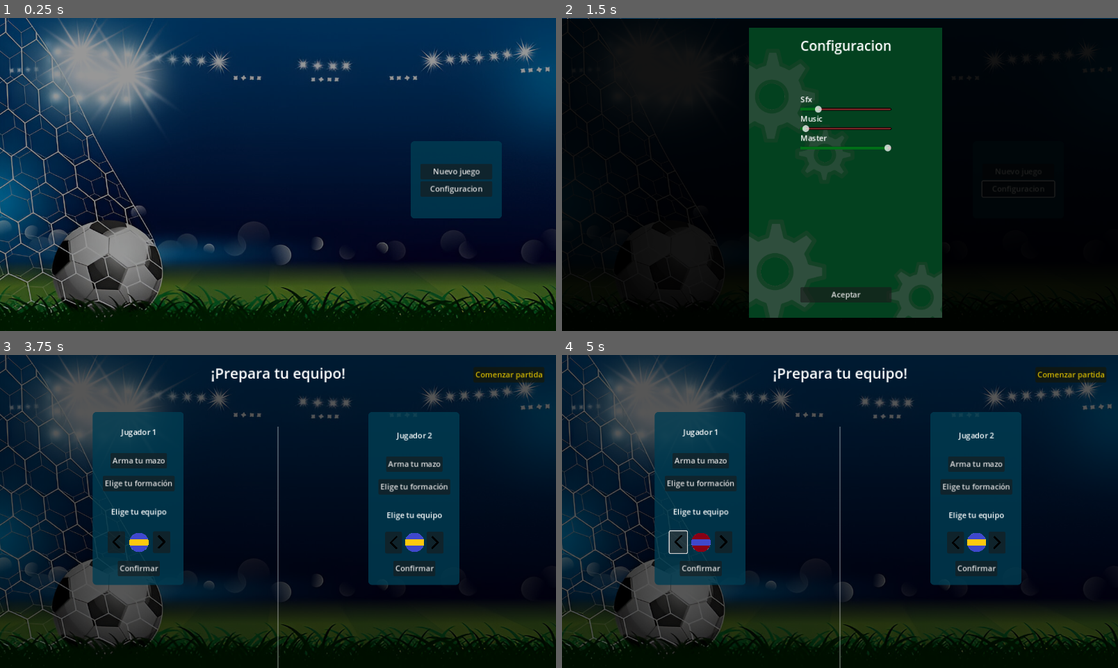
Above: before the commit, frames 1-4 (two rows, left to right).
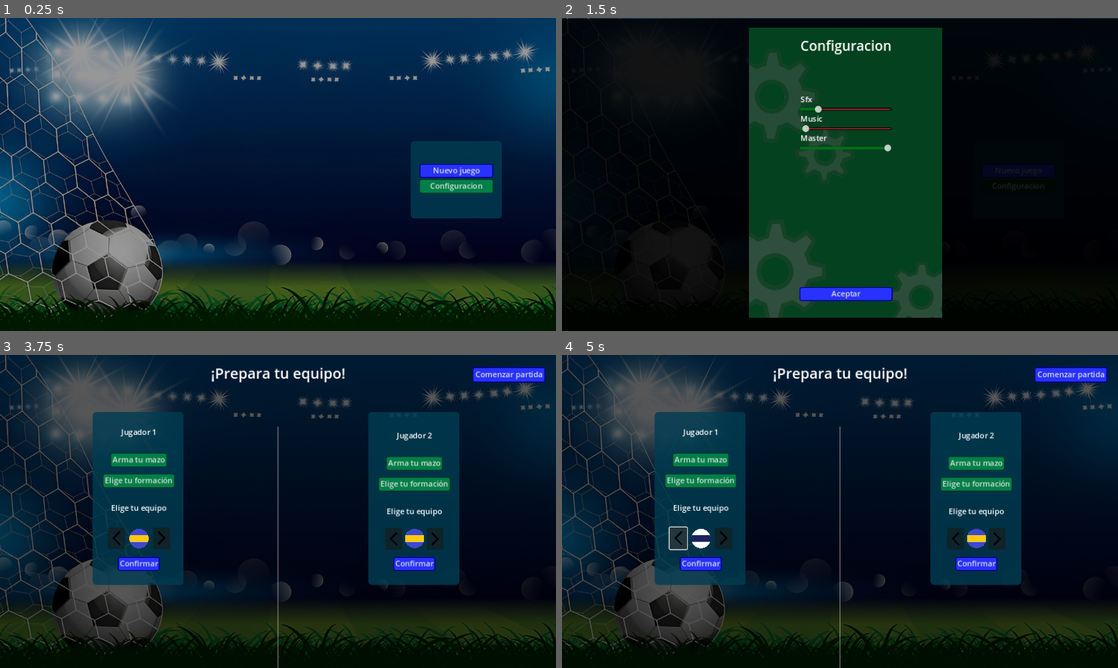
Above: after the commit, the same moments.

Repository: CardozoCasariegoLuciano/IDV_Boss_2024_S2
Game: Godot game, scene res://Views/main_menu/main_menu.tscn
Same seed, same stepped clock (60 frames per second), same inputs: the game is played once before the commit and once after it.
Inputs (mouse positions are in pixels of both pictures, inside the frame that each line leads up to; where the layout moved, square brackets give the same spot in the first picture):
- Up to frame 1 (0.25 s): no input
- Up to frame 2 (1.5 s): click "Configuracion" at 0.5 s; click "Nuevo juego" at 1.25 s
- Up to frame 3 (3.75 s): click "Nuevo juego" at 2 s; click "Aceptar" at 2.75 s; click "Nuevo juego" at 3.5 s
- Up to frame 4 (5 s): click (678, 539) [678, 542] at 4.25 s

The runs differ from the first frame. In frame 1, 1.4% of the frame differs, in the area x 75-89%, y 46-58%; in frame 2, 1.2%; in frame 3, 5.1%; in frame 4, 5.2%, in the area x 18-99%, y 3-71%.

Commit message:
add estilos de botones, nueva skin QAC y fix seleccion de equipos

Diff:
--- a/Views/finished_turn/finished_turn.tscn
+++ b/Views/finished_turn/finished_turn.tscn
@@ -1,7 +1,9 @@
-[gd_scene load_steps=3 format=3 uid="uid://jkknwe4s7ha"]
+[gd_scene load_steps=5 format=3 uid="uid://jkknwe4s7ha"]
 
 [ext_resource type="Script" path="res://Views/finished_turn/finished_turn.gd" id="1_mmvgj"]
 [ext_resource type="Texture2D" uid="uid://b68ymaeytvdym" path="res://assets/fondo/waiting.jpeg" id="2_rp872"]
+[ext_resource type="StyleBox" uid="uid://by2qbg25pw6k3" path="res://styles/button_blue_styles_hover.tres" id="3_qq6kf"]
+[ext_resource type="StyleBox" uid="uid://bb2xqcqx2i3mc" path="res://styles/button_blue_style.tres" id="4_q06i6"]
 
 [node name="FinishedTurn" type="CanvasLayer"]
 layer = 10
@@ -46,6 +48,8 @@
 
 [node name="next_player_button" type="Button" parent="VBoxContainer"]
 layout_mode = 2
+theme_override_styles/hover = ExtResource("3_qq6kf")
+theme_override_styles/normal = ExtResource("4_q06i6")
 text = "Estoy listo"
 
 [connection signal="pressed" from="VBoxContainer/next_player_button" to="." method="_on_next_player_button_pressed"]
--- a/Views/main_menu/main_menu.tscn
+++ b/Views/main_menu/main_menu.tscn
@@ -1,7 +1,11 @@
-[gd_scene load_steps=4 format=3 uid="uid://08vgyv8fxof4"]
+[gd_scene load_steps=8 format=3 uid="uid://08vgyv8fxof4"]
 
 [ext_resource type="Script" path="res://Views/main_menu/main_menu.gd" id="1_p2c4j"]
 [ext_resource type="Texture2D" uid="uid://i6qfwa1enryq" path="res://assets/fondo/fondo_main_page.jpeg" id="2_c632s"]
+[ext_resource type="StyleBox" uid="uid://by2qbg25pw6k3" path="res://styles/button_blue_styles_hover.tres" id="3_hfclf"]
+[ext_resource type="StyleBox" uid="uid://bb2xqcqx2i3mc" path="res://styles/button_blue_style.tres" id="4_d5fvw"]
+[ext_resource type="StyleBox" uid="uid://1jmpjhepq6et" path="res://styles/button_green_styles_hover.tres" id="5_h2mr6"]
+[ext_resource type="StyleBox" uid="uid://d1n6cshtrvcay" path="res://styles/button_green_style.tres" id="6_lhdj7"]
 
 [sub_resource type="StyleBoxFlat" id="StyleBoxFlat_2wcid"]
 bg_color = Color(0, 0.234667, 0.32, 0.807843)
@@ -53,10 +57,19 @@
 
 [node name="New game" type="Button" parent="menu/VBoxContainer"]
 layout_mode = 2
+theme_override_styles/focus = ExtResource("3_hfclf")
+theme_override_styles/hover_pressed = ExtResource("3_hfclf")
+theme_override_styles/hover = ExtResource("3_hfclf")
+theme_override_styles/pressed = ExtResource("3_hfclf")
+theme_override_styles/normal = ExtResource("4_d5fvw")
 text = "Nuevo juego"
 
 [node name="config" type="Button" parent="menu/VBoxContainer"]
 layout_mode = 2
+theme_override_styles/focus = ExtResource("5_h2mr6")
+theme_override_styles/hover = ExtResource("5_h2mr6")
+theme_override_styles/pressed = ExtResource("6_lhdj7")
+theme_override_styles/normal = ExtResource("6_lhdj7")
 text = "Configuracion"
 
 [connection signal="button_up" from="menu/VBoxContainer/New game" to="." method="_on_new_game"]
--- a/Views/menu_config/menu_config.tscn
+++ b/Views/menu_config/menu_config.tscn
@@ -1,8 +1,10 @@
-[gd_scene load_steps=5 format=3 uid="uid://b1fomcic12drp"]
+[gd_scene load_steps=7 format=3 uid="uid://b1fomcic12drp"]
 
 [ext_resource type="Script" path="res://Views/menu_config/menu_config.gd" id="1_65shi"]
 [ext_resource type="Texture2D" uid="uid://csc2awi2vtros" path="res://assets/fondo/pantalla_config.png" id="2_5okjb"]
 [ext_resource type="PackedScene" uid="uid://d3td04veithbo" path="res://Views/menu_config/volume_slider.tscn" id="2_xnr01"]
+[ext_resource type="StyleBox" uid="uid://by2qbg25pw6k3" path="res://styles/button_blue_styles_hover.tres" id="4_l6x4r"]
+[ext_resource type="StyleBox" uid="uid://bb2xqcqx2i3mc" path="res://styles/button_blue_style.tres" id="5_kfrq4"]
 
 [sub_resource type="StyleBoxFlat" id="StyleBoxFlat_ui7sg"]
 bg_color = Color(0, 0, 0, 1)
@@ -95,6 +97,10 @@
 
 [node name="Close" type="Button" parent="Control/VBoxContainer"]
 layout_mode = 2
+theme_override_styles/focus = ExtResource("4_l6x4r")
+theme_override_styles/hover = ExtResource("4_l6x4r")
+theme_override_styles/pressed = ExtResource("5_kfrq4")
+theme_override_styles/normal = ExtResource("5_kfrq4")
 text = "Aceptar"
 
 [connection signal="button_up" from="Control/VBoxContainer/Close" to="." method="_on_close_button_up"]
--- a/Views/pre_game/control.gd
+++ b/Views/pre_game/control.gd
@@ -3,7 +3,6 @@
 var texture_paths: Array = PlayerSkins.texture_paths
 
 var current_index_p1: int = 0
-var current_index_p2: int = 0
 
 @export var textures: Array = []
 
@@ -25,10 +24,9 @@
 	p1_selection = textures[0]
 
 func _on_left_button_pressed():
-	if textures.size() > 0:
-		current_index_p1 = (current_index_p1 - 1 + textures.size()) % textures.size()
-		texture_rect.texture = textures[current_index_p1]
-		p1_selection = textures[current_index_p1]
+	current_index_p1 = (current_index_p1 - 1 + textures.size()) % textures.size()
+	texture_rect.texture = textures[current_index_p1]
+	p1_selection = textures[current_index_p1]
 
 func _on_right_button_pressed():
 	if textures.size() > 0:
@@ -38,22 +36,31 @@
 
 
 func _on_button_pressed() -> void:
-	if (p1_selection == PlayerSkins.skin_player_2):
+	print($Confirm/ConfirmButton.text)
+	var format_string = "Jugador 1 p1_selecion: %s"
+
+	# Using the '%' operator, the placeholder is replaced with the desired value
+	var actual_string = format_string % p1_selection
+
+	print(actual_string)
+	print(PlayerSkins.skin_player_2)
+	if (p1_selection == PlayerSkins.skin_player_2 && PlayerSkins.skin_player_2 != null && $Confirm/ConfirmButton.text == "Confirmar"):
 		_show_error_message("Jugador 1 no puede seleccionar el mismo equipo que el Jugador 2.")
 		return
 
-	PlayerSkins.skin_player_1 = p1_selection
+
 
 	if $Confirm/ConfirmButton.text == "Editar":
 		$Confirm/ConfirmButton.text = "Confirmar"
 		left_button.disabled = false
 		right_button.disabled = false
+		PlayerSkins.skin_player_1 = null
 	else:
 		_show_error_message("")
+		PlayerSkins.skin_player_1 = p1_selection
 		$Confirm/ConfirmButton.text = "Editar"
 		left_button.disabled = true
 		right_button.disabled = true
-		p1_selection = null
 
 
 func _show_error_message(message: String) -> void:
--- a/Views/pre_game/control_2.gd
+++ b/Views/pre_game/control_2.gd
@@ -39,22 +39,21 @@
 
 
 func _on_confirm_button_pressed() -> void:
-	if (p2_selection == PlayerSkins.skin_player_1):
+	if (p2_selection == PlayerSkins.skin_player_1 && PlayerSkins.skin_player_1 != null && $Confirm/ConfirmButton.text == "Confirmar"):
 		_show_error_message("Jugador 2 no puede seleccionar el mismo equipo que el Jugador 1.")
 		return
-
-	PlayerSkins.skin_player_2 = p2_selection
 
 	if $Confirm/ConfirmButton.text == "Editar":
 		$Confirm/ConfirmButton.text = "Confirmar"
 		left_button.disabled = false
 		right_button.disabled = false
+		PlayerSkins.skin_player_2 = null
 	else:
 		_show_error_message("")
+		PlayerSkins.skin_player_2 = p2_selection
 		$Confirm/ConfirmButton.text = "Editar"
 		left_button.disabled = true
 		right_button.disabled = true
-		p2_selection = null
 
 # Función para mostrar un mensaje de error
 func _show_error_message(message: String) -> void:
--- a/Views/pre_game/deck_selector.tscn
+++ b/Views/pre_game/deck_selector.tscn
@@ -1,7 +1,11 @@
-[gd_scene load_steps=4 format=3 uid="uid://brpe030wttgwg"]
+[gd_scene load_steps=8 format=3 uid="uid://brpe030wttgwg"]
 
 [ext_resource type="Script" path="res://Views/pre_game/deck_selector.gd" id="1_ya6ih"]
 [ext_resource type="Texture2D" uid="uid://cll1pi8k43bxt" path="res://assets/fondo/formation-selector.jpeg" id="2_lkhlj"]
+[ext_resource type="StyleBox" uid="uid://d1n6cshtrvcay" path="res://styles/button_green_style.tres" id="3_5stff"]
+[ext_resource type="StyleBox" uid="uid://1jmpjhepq6et" path="res://styles/button_green_styles_hover.tres" id="3_28blp"]
+[ext_resource type="StyleBox" uid="uid://by2qbg25pw6k3" path="res://styles/button_blue_styles_hover.tres" id="3_l34to"]
+[ext_resource type="StyleBox" uid="uid://bb2xqcqx2i3mc" path="res://styles/button_blue_style.tres" id="4_vx7vx"]
 
 [sub_resource type="LabelSettings" id="LabelSettings_olg7w"]
 font_size = 24
@@ -49,6 +53,10 @@
 offset_bottom = -40.0
 grow_horizontal = 2
 grow_vertical = 0
+theme_override_styles/focus = ExtResource("3_l34to")
+theme_override_styles/hover = ExtResource("3_l34to")
+theme_override_styles/pressed = ExtResource("4_vx7vx")
+theme_override_styles/normal = ExtResource("4_vx7vx")
 text = "Confirmar"
 
 [node name="Label" type="Label" parent="."]
@@ -79,6 +87,10 @@
 offset_bottom = -88.0
 grow_horizontal = 2
 grow_vertical = 0
+theme_override_styles/focus = ExtResource("3_28blp")
+theme_override_styles/hover = ExtResource("3_28blp")
+theme_override_styles/pressed = ExtResource("3_5stff")
+theme_override_styles/normal = ExtResource("3_5stff")
 text = "Usar mazo por defecto
 "
 
--- a/Views/pre_game/formation_selector.tscn
+++ b/Views/pre_game/formation_selector.tscn
@@ -1,7 +1,9 @@
-[gd_scene load_steps=4 format=3 uid="uid://dhql4t8810uip"]
+[gd_scene load_steps=6 format=3 uid="uid://dhql4t8810uip"]
 
 [ext_resource type="Script" path="res://Views/pre_game/formation_selector.gd" id="1_mrtbs"]
 [ext_resource type="Texture2D" uid="uid://cll1pi8k43bxt" path="res://assets/fondo/formation-selector.jpeg" id="2_r7cbf"]
+[ext_resource type="StyleBox" uid="uid://by2qbg25pw6k3" path="res://styles/button_blue_styles_hover.tres" id="3_760u7"]
+[ext_resource type="StyleBox" uid="uid://bb2xqcqx2i3mc" path="res://styles/button_blue_style.tres" id="4_lda75"]
 
 [sub_resource type="LabelSettings" id="LabelSettings_5652c"]
 font_size = 24
@@ -49,7 +51,11 @@
 offset_bottom = -40.0
 grow_horizontal = 2
 grow_vertical = 0
-text = "confirmar"
+theme_override_styles/focus = ExtResource("3_760u7")
+theme_override_styles/hover = ExtResource("3_760u7")
+theme_override_styles/pressed = ExtResource("4_lda75")
+theme_override_styles/normal = ExtResource("4_lda75")
+text = "Confirmar"
 
 [node name="Label" type="Label" parent="."]
 z_index = 5
--- a/Views/pre_game/pre_game.tscn
+++ b/Views/pre_game/pre_game.tscn
@@ -6,8 +6,12 @@
 [ext_resource type="Script" path="res://Views/pre_game/control.gd" id="4_dujot"]
 [ext_resource type="Texture2D" uid="uid://i6qfwa1enryq" path="res://assets/fondo/fondo_main_page.jpeg" id="4_ws0ws"]
 [ext_resource type="Texture2D" uid="uid://46q8mxd534gn" path="res://assets/players/countries/flecha-derecha.png" id="5_3h7e4"]
+[ext_resource type="StyleBox" uid="uid://1jmpjhepq6et" path="res://styles/button_green_styles_hover.tres" id="5_gabjx"]
 [ext_resource type="Texture2D" uid="uid://bwkq05nu12my4" path="res://assets/players/countries/flecha-izquierda.png" id="6_c8s5w"]
+[ext_resource type="StyleBox" uid="uid://d1n6cshtrvcay" path="res://styles/button_green_style.tres" id="6_lvui4"]
 [ext_resource type="Script" path="res://Views/pre_game/control_2.gd" id="7_inoag"]
+[ext_resource type="StyleBox" uid="uid://by2qbg25pw6k3" path="res://styles/button_blue_styles_hover.tres" id="11_6qcwc"]
+[ext_resource type="StyleBox" uid="uid://bb2xqcqx2i3mc" path="res://styles/button_blue_style.tres" id="12_oncx7"]
 
 [sub_resource type="StyleBoxFlat" id="StyleBoxFlat_rjo4q"]
 bg_color = Color(0, 0.234667, 0.32, 0.807843)
@@ -30,7 +34,6 @@
 expand_mode = 1
 
 [node name="Button" type="Button" parent="."]
-modulate = Color(0.945143, 0.819091, 7.70092e-07, 1)
 anchors_preset = 1
 anchor_left = 1.0
 anchor_right = 1.0
@@ -39,6 +42,10 @@
 offset_right = -24.0
 offset_bottom = 56.0
 grow_horizontal = 0
+theme_override_styles/focus = ExtResource("11_6qcwc")
+theme_override_styles/hover = ExtResource("11_6qcwc")
+theme_override_styles/pressed = ExtResource("12_oncx7")
+theme_override_styles/normal = ExtResource("12_oncx7")
 text = "Comenzar partida"
 
 [node name="ErrorLabel" type="Label" parent="."]
@@ -103,11 +110,19 @@
 [node name="deck button" type="Button" parent="player 1/Buttons"]
 layout_mode = 2
 size_flags_horizontal = 4
+theme_override_styles/focus = ExtResource("5_gabjx")
+theme_override_styles/hover = ExtResource("5_gabjx")
+theme_override_styles/pressed = ExtResource("6_lvui4")
+theme_override_styles/normal = ExtResource("6_lvui4")
 text = "Arma tu mazo"
 
 [node name="formation button" type="Button" parent="player 1/Buttons"]
 layout_mode = 2
 size_flags_horizontal = 4
+theme_override_styles/focus = ExtResource("5_gabjx")
+theme_override_styles/hover = ExtResource("5_gabjx")
+theme_override_styles/pressed = ExtResource("6_lvui4")
+theme_override_styles/normal = ExtResource("6_lvui4")
 text = "Elige tu formación
 "
 
@@ -170,14 +185,18 @@
 [node name="ConfirmButton" type="Button" parent="player 1/Control/Confirm"]
 layout_mode = 2
 size_flags_horizontal = 4
+theme_override_styles/focus = ExtResource("11_6qcwc")
+theme_override_styles/hover = ExtResource("11_6qcwc")
+theme_override_styles/pressed = ExtResource("12_oncx7")
+theme_override_styles/normal = ExtResource("12_oncx7")
 text = "Confirmar"
 
 [node name="ErrorLabel" type="Label" parent="player 1/Control"]
-modulate = Color(0.921569, 0, 0.101961, 1)
-layout_mode = 2
-offset_top = 112.0
+layout_mode = 2
+offset_top = 135.0
 offset_right = 576.0
-offset_bottom = 135.0
+offset_bottom = 158.0
+theme_override_colors/font_color = Color(1, 0, 0, 1)
 horizontal_alignment = 1
 
 [node name="Line2D" type="Line2D" parent="."]
@@ -216,11 +235,19 @@
 [node name="deck button" type="Button" parent="player 2/Buttons"]
 layout_mode = 2
 size_flags_horizontal = 4
+theme_override_styles/focus = ExtResource("5_gabjx")
+theme_override_styles/hover = ExtResource("5_gabjx")
+theme_override_styles/pressed = ExtResource("6_lvui4")
+theme_override_styles/normal = ExtResource("6_lvui4")
 text = "Arma tu mazo"
 
 [node name="formation button" type="Button" parent="player 2/Buttons"]
 layout_mode = 2
 size_flags_horizontal = 4
+theme_override_styles/focus = ExtResource("5_gabjx")
+theme_override_styles/hover = ExtResource("5_gabjx")
+theme_override_styles/pressed = ExtResource("6_lvui4")
+theme_override_styles/normal = ExtResource("6_lvui4")
 text = "Elige tu formación
 "
 
@@ -284,15 +311,19 @@
 [node name="ConfirmButton" type="Button" parent="player 2/Control2/Confirm"]
 layout_mode = 2
 size_flags_horizontal = 4
+theme_override_styles/focus = ExtResource("11_6qcwc")
+theme_override_styles/hover = ExtResource("11_6qcwc")
+theme_override_styles/pressed = ExtResource("12_oncx7")
+theme_override_styles/normal = ExtResource("12_oncx7")
 text = "Confirmar"
 
 [node name="ErrorLabel" type="Label" parent="player 2/Control2"]
-modulate = Color(0.922094, 0, 0.103637, 1)
 layout_mode = 2
 offset_left = 7.0
-offset_top = 105.0
+offset_top = 128.0
 offset_right = 583.0
-offset_bottom = 128.0
+offset_bottom = 151.0
+theme_override_colors/font_color = Color(1, 0, 0, 1)
 horizontal_alignment = 1
 
 [connection signal="button_up" from="Button" to="." method="_on_start_game"]
--- a/entities/carts/card_options/card_option.tscn
+++ b/entities/carts/card_options/card_option.tscn
@@ -1,6 +1,10 @@
-[gd_scene load_steps=2 format=3 uid="uid://d24u210lxhegy"]
+[gd_scene load_steps=6 format=3 uid="uid://d24u210lxhegy"]
 
 [ext_resource type="Script" path="res://entities/carts/card_options/card_option.gd" id="1_am8lu"]
+[ext_resource type="StyleBox" uid="uid://bulrnkay4ejop" path="res://styles/button_plus_hover.tres" id="3_fuxq2"]
+[ext_resource type="StyleBox" uid="uid://cqqpl6orxilwl" path="res://styles/button_plus.tres" id="4_0cdl8"]
+[ext_resource type="StyleBox" uid="uid://cnrde5l5x4wck" path="res://styles/button_minus_hover.tres" id="4_7vksc"]
+[ext_resource type="StyleBox" uid="uid://cuxvewa5mktx4" path="res://styles/button_minus.tres" id="5_kr2eb"]
 
 [node name="Node" type="Node2D"]
 script = ExtResource("1_am8lu")
@@ -17,6 +21,10 @@
 
 [node name="Button" type="Button" parent="HBoxContainer"]
 layout_mode = 2
+theme_override_styles/focus = ExtResource("3_fuxq2")
+theme_override_styles/hover = ExtResource("3_fuxq2")
+theme_override_styles/pressed = ExtResource("4_0cdl8")
+theme_override_styles/normal = ExtResource("4_0cdl8")
 text = "+"
 
 [node name="Label" type="Label" parent="HBoxContainer"]
@@ -28,6 +36,10 @@
 [node name="Button2" type="Button" parent="HBoxContainer"]
 custom_minimum_size = Vector2(19, 0)
 layout_mode = 2
+theme_override_styles/focus = ExtResource("4_7vksc")
+theme_override_styles/hover = ExtResource("4_7vksc")
+theme_override_styles/pressed = ExtResource("5_kr2eb")
+theme_override_styles/normal = ExtResource("5_kr2eb")
 text = "-"
 
 [connection signal="button_down" from="HBoxContainer/Button" to="." method="_on_add_cards"]
--- a/globals/PLAYER_SKINS.gd
+++ b/globals/PLAYER_SKINS.gd
@@ -7,4 +7,5 @@
 								"res://assets/players/countries/river.png",
 								"res://assets/players/countries/racing.png",
 								"res://assets/players/countries/independiente.png",
-								"res://assets/players/countries/san_lorenzo.png",]
+								"res://assets/players/countries/san_lorenzo.png",
+								"res://assets/players/countries/quilmes.png",]
--- a/main/main.tscn
+++ b/main/main.tscn
@@ -15,6 +15,10 @@
 [ext_resource type="Script" path="res://main/jugadores.gd" id="9_aknih"]
 [ext_resource type="Script" path="res://main/on_drop_button.gd" id="13_he3rg"]
 [ext_resource type="Script" path="res://main/help_panel.gd" id="13_vx5am"]
+[ext_resource type="StyleBox" uid="uid://by2qbg25pw6k3" path="res://styles/button_blue_styles_hover.tres" id="14_oswn4"]
+[ext_resource type="StyleBox" uid="uid://bb2xqcqx2i3mc" path="res://styles/button_blue_style.tres" id="15_jaoa1"]
+[ext_resource type="StyleBox" uid="uid://1jmpjhepq6et" path="res://styles/button_green_styles_hover.tres" id="17_l7jhe"]
+[ext_resource type="StyleBox" uid="uid://d1n6cshtrvcay" path="res://styles/button_green_style.tres" id="18_ivxjb"]
 
 [sub_resource type="RectangleShape2D" id="RectangleShape2D_0pneb"]
 size = Vector2(13, 202)
@@ -193,6 +197,10 @@
 offset_top = 605.0
 offset_right = 1130.0
 offset_bottom = 636.0
+theme_override_styles/focus = ExtResource("14_oswn4")
+theme_override_styles/hover = ExtResource("14_oswn4")
+theme_override_styles/pressed = ExtResource("15_jaoa1")
+theme_override_styles/normal = ExtResource("15_jaoa1")
 text = "Confirmar planificacion"
 
 [node name="Panel" type="Panel" parent="HUD/EndTurn_Button"]
@@ -310,9 +318,13 @@
 anchors_preset = -1
 anchor_left = -0.003
 offset_left = 159.456
-offset_top = 616.0
+offset_top = 615.0
 offset_right = 188.0
-offset_bottom = 647.0
+offset_bottom = 646.0
+theme_override_styles/focus = ExtResource("17_l7jhe")
+theme_override_styles/hover = ExtResource("17_l7jhe")
+theme_override_styles/pressed = ExtResource("18_ivxjb")
+theme_override_styles/normal = ExtResource("18_ivxjb")
 text = "?"
 
 [node name="Panel" type="Panel" parent="HUD/info"]
--- /dev/null
+++ b/styles/button_blue_style.tres
@@ -0,0 +1,16 @@
+[gd_resource type="StyleBoxFlat" format=3 uid="uid://bb2xqcqx2i3mc"]
+
+[resource]
+bg_color = Color(0.153988, 0.195768, 1, 1)
+border_width_left = 2
+border_width_top = 2
+border_width_right = 2
+border_width_bottom = 2
+border_color = Color(1.92523e-06, 0, 0.550039, 1)
+corner_radius_top_left = 4
+corner_radius_top_right = 4
+corner_radius_bottom_right = 4
+corner_radius_bottom_left = 4
+expand_margin_left = 2.0
+expand_margin_right = 2.0
+expand_margin_bottom = 1.0
--- /dev/null
+++ b/styles/button_blue_styles_hover.tres
@@ -0,0 +1,16 @@
+[gd_resource type="StyleBoxFlat" format=3 uid="uid://by2qbg25pw6k3"]
+
+[resource]
+bg_color = Color(0, 0, 0.54902, 1)
+border_width_left = 2
+border_width_top = 2
+border_width_right = 2
+border_width_bottom = 2
+border_color = Color(0, 0, 0.54902, 1)
+corner_radius_top_left = 4
+corner_radius_top_right = 4
+corner_radius_bottom_right = 4
+corner_radius_bottom_left = 4
+expand_margin_left = 2.0
+expand_margin_right = 2.0
+expand_margin_bottom = 1.0
--- /dev/null
+++ b/styles/button_green_style.tres
@@ -0,0 +1,17 @@
+[gd_resource type="StyleBoxFlat" format=3 uid="uid://d1n6cshtrvcay"]
+
+[resource]
+bg_color = Color(1.41986e-06, 0.497212, 0.281199, 1)
+border_width_left = 2
+border_width_top = 2
+border_width_right = 2
+border_width_bottom = 2
+border_color = Color(3.60981e-07, 0.209068, 0.0919659, 1)
+border_blend = true
+corner_radius_top_left = 4
+corner_radius_top_right = 4
+corner_radius_bottom_right = 4
+corner_radius_bottom_left = 4
+expand_margin_left = 2.0
+expand_margin_right = 2.0
+expand_margin_bottom = 1.0
--- /dev/null
+++ b/styles/button_green_styles_hover.tres
@@ -0,0 +1,16 @@
+[gd_resource type="StyleBoxFlat" format=3 uid="uid://1jmpjhepq6et"]
+
+[resource]
+bg_color = Color(3.60981e-07, 0.209068, 0.0919659, 1)
+border_width_left = 2
+border_width_top = 2
+border_width_right = 2
+border_width_bottom = 2
+border_color = Color(3.60981e-07, 0.209068, 0.0919659, 1)
+corner_radius_top_left = 4
+corner_radius_top_right = 4
+corner_radius_bottom_right = 4
+corner_radius_bottom_left = 4
+expand_margin_left = 2.0
+expand_margin_right = 2.0
+expand_margin_bottom = 1.0
--- /dev/null
+++ b/styles/button_minus.tres
@@ -0,0 +1,17 @@
+[gd_resource type="StyleBoxFlat" format=3 uid="uid://cuxvewa5mktx4"]
+
+[resource]
+content_margin_left = 3.0
+content_margin_top = 2.0
+content_margin_right = 1.0
+content_margin_bottom = 3.0
+bg_color = Color(0.848271, 0, 0.0768195, 1)
+border_width_left = 2
+border_width_top = 2
+border_width_right = 2
+border_width_bottom = 2
+border_color = Color(0.482581, 0, 0.0252339, 1)
+corner_radius_top_left = 2
+corner_radius_top_right = 2
+corner_radius_bottom_right = 2
+corner_radius_bottom_left = 2
--- /dev/null
+++ b/styles/button_minus_hover.tres
@@ -0,0 +1,17 @@
+[gd_resource type="StyleBoxFlat" format=3 uid="uid://cnrde5l5x4wck"]
+
+[resource]
+content_margin_left = 3.0
+content_margin_top = 2.0
+content_margin_right = 1.0
+content_margin_bottom = 3.0
+bg_color = Color(0.482581, 0, 0.0252339, 1)
+border_width_left = 2
+border_width_top = 2
+border_width_right = 2
+border_width_bottom = 2
+border_color = Color(0.482581, 0, 0.0252339, 1)
+corner_radius_top_left = 2
+corner_radius_top_right = 2
+corner_radius_bottom_right = 2
+corner_radius_bottom_left = 2
--- /dev/null
+++ b/styles/button_plus.tres
@@ -0,0 +1,17 @@
+[gd_resource type="StyleBoxFlat" format=3 uid="uid://cqqpl6orxilwl"]
+
+[resource]
+content_margin_left = 5.0
+content_margin_top = 2.0
+content_margin_right = 4.0
+content_margin_bottom = 2.0
+bg_color = Color(8.63947e-06, 0.692808, 0.145021, 1)
+border_width_left = 2
+border_width_top = 2
+border_width_right = 2
+border_width_bottom = 2
+border_color = Color(5.77569e-07, 0.455448, 0.255772, 1)
+corner_radius_top_left = 2
+corner_radius_top_right = 2
+corner_radius_bottom_right = 2
+corner_radius_bottom_left = 2
--- /dev/null
+++ b/styles/button_plus_hover.tres
@@ -0,0 +1,17 @@
+[gd_resource type="StyleBoxFlat" format=3 uid="uid://bulrnkay4ejop"]
+
+[resource]
+content_margin_left = 5.0
+content_margin_top = 2.0
+content_margin_right = 4.0
+content_margin_bottom = 2.0
+bg_color = Color(5.77569e-07, 0.455448, 0.255772, 1)
+border_width_left = 2
+border_width_top = 2
+border_width_right = 2
+border_width_bottom = 2
+border_color = Color(5.77569e-07, 0.455448, 0.255772, 1)
+corner_radius_top_left = 2
+corner_radius_top_right = 2
+corner_radius_bottom_right = 2
+corner_radius_bottom_left = 2
Not shown: 1 places in Views/pre_game/pre_game.tscn that only renumber resources
Binary file added: assets/players/countries/quilmes.png
Not shown, added: assets/players/countries/quilmes.png.import
Not shown: 1 places in main/main.tscn that only renumber resources
